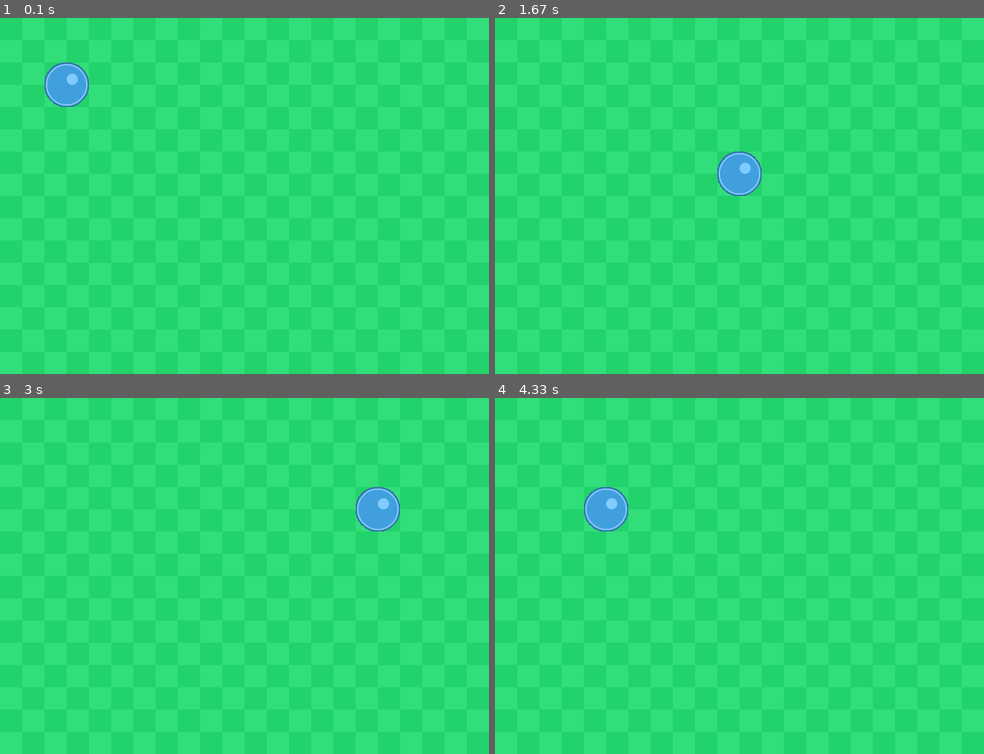
Above: before the commit, frames 1-4 (two rows, left to right).
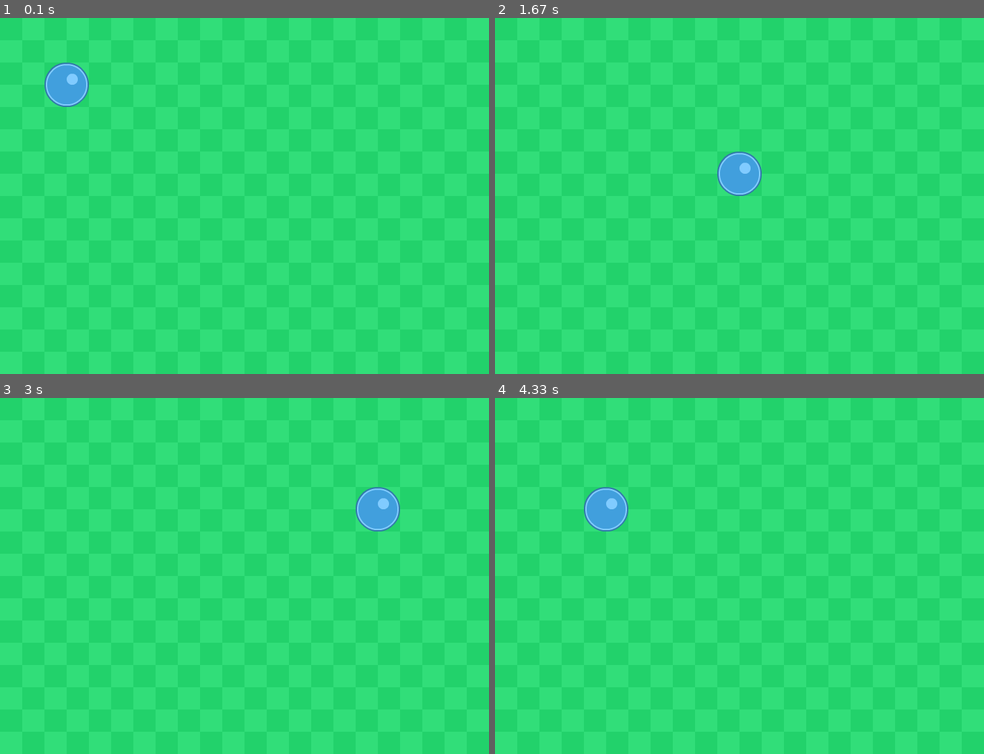
Above: after the commit, the same moments.

Repository: saegl5/myprojects
Game: pygame game, started from Codes/pygame-graphics-sound-bouncing/pygame-animation-bouncing-revisit.py
The game is run twice, just before and just after one commit, with the same random seed, the same clock (stepped at 60 frames per second) and the same inputs.
Inputs:
- Up to frame 1 (0.1 s): no input
- Up to frame 2 (1.67 s): no input
- Up to frame 3 (3 s): no input
- Up to frame 4 (4.33 s): no input

The runs differ from the first frame. In frame 1, less than 0.1% of the frame differs, in the area x 9-19%, y 12-25%; in frame 2, less than 0.1%; in frame 3, less than 0.1%; in frame 4, less than 0.1%.

Commit message:
edited file

Diff:
--- a/Codes/pygame-graphics-sound-bouncing/pygame-animation-bouncing-revisit.py
+++ b/Codes/pygame-graphics-sound-bouncing/pygame-animation-bouncing-revisit.py
@@ -14,8 +14,8 @@
 screen = pygame.display.set_mode(size) # set screen size
 done = False # define "done"
 clock = pygame.time.Clock() # define "clock"
-background_image = pygame.image.load("background_green.png").convert() # background image from Kenney, see License.txt
-foreground_image = pygame.image.load("ball_blue_large.png").convert() # foreground image from Kenney, see License.txt; the ball is a circle, but the image of it is a rectangle
+background_image = pygame.image.load("background_green.png") # background image from https://kenney.nl/assets/rolling-ball-assets, see License.txt
+foreground_image = pygame.image.load("ball_blue_large.png") # foreground image from https://kenney.nl/assets/rolling-ball-assets, see License.txt; the ball is a circle, but the image of it is a rectangle
 foreground_image.set_colorkey(BLACK) # remove black background from image, and make sure color is defined
 # offset = 0 # initialize offset earlier
 y_offset = 64 # initialize offset earlier, keep starting position at top edge, was 0, then 50
--- a/Codes/pygame-graphics-sound-snowfall/pygame-animation-snowfall-revisit.py
+++ b/Codes/pygame-graphics-sound-snowfall/pygame-animation-snowfall-revisit.py
@@ -14,7 +14,7 @@
 screen = pygame.display.set_mode(size) # set screen size
 done = False # define "done"
 clock = pygame.time.Clock() # define "clock"
-background_image = pygame.image.load("north-pole.jpg").convert() # background image from Pixabay, see License.txt
+background_image = pygame.image.load("north-pole.jpg") # background image from https://pixy.org/430646/, see License.txt
 snowflakes = [] # define a list
 i = int() # optional, use range() to confine i to 0 or greater
 r = 5 # circle radius
